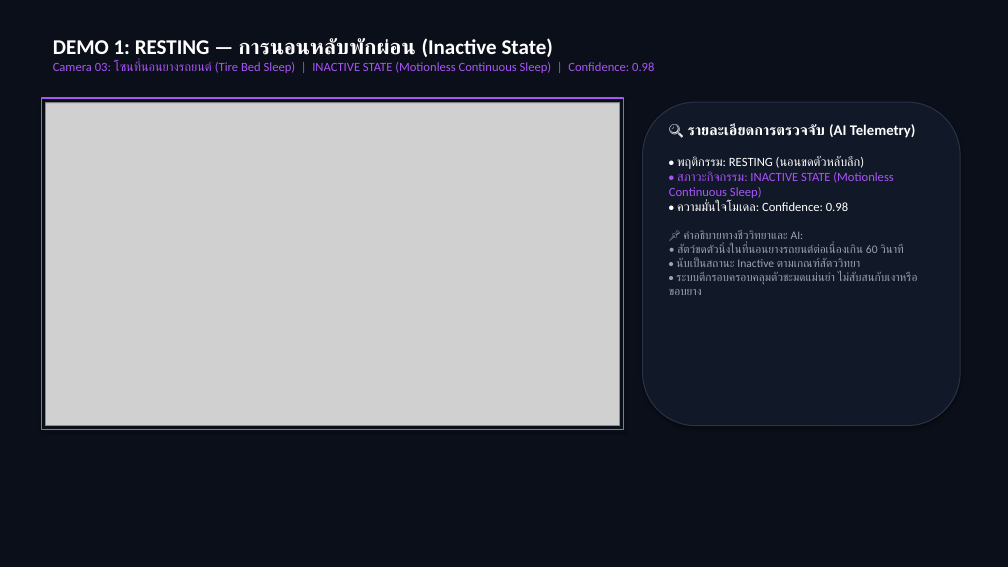
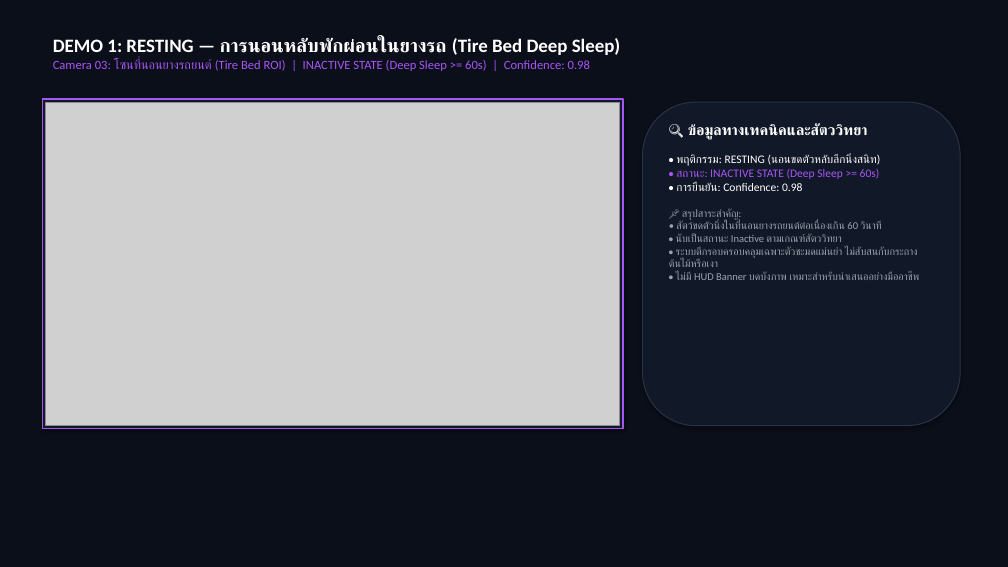
Before and after one commit to Kokokua/Project-CMZ, a slide deck: slide 11 of finish/Image_Processing_Presentation_Phase2_Final.pptx. Drawn at 1008x567 pixels with LibreOffice and Linux fonts; fonts in the diff are those of the drawing; grey boxes stand for pictures. Boxes give left, top, right and bottom in pixels: in the first picture for what was removed or moved away, otherwise in the second. Text is boxed around its words. In the diff, an @@ line names an element or a change of style, - is before the commit and + after.

Commit message:
feat(presentation): integrate clean demo videos without HUD and correct physical enclosure layout

```diff
--- a/finish/Image_Processing_Presentation_Phase2_Final.pptx
+++ b/finish/Image_Processing_Presentation_Phase2_Final.pptx
@@ text at bbox=[53, 38, 621, 71]: text changed @@
-DEMO 1: RESTING — การนอนหลับพักผ่อน (Inactive State)
-Camera 03: โซนที่นอนยางรถยนต์ (Tire Bed Sleep) | INACTIVE STATE (Motionless Continuous Sleep) | Confidence: 0.98
+DEMO 1: RESTING — การนอนหลับพักผ่อนในยางรถ (Tire Bed Deep Sleep)
+Camera 03: โซนที่นอนยางรถยนต์ (Tire Bed ROI) | INACTIVE STATE (Deep Sleep >= 60s) | Confidence: 0.98
@@ rectangle at bbox=[42, 99, 623, 429]: fill none to #111827 @@
@@ text at bbox=[669, 123, 919, 280]: text changed; size 11 to 10 pt @@
-🔍 รายละเอียดการตรวจจับ (AI Telemetry)
-• พฤติกรรม: RESTING (นอนขดตัวหลับลึก)
-• สภาวะกิจกรรม: INACTIVE STATE (Motionless Continuous Sleep)
-• ความมั่นใจโมเดล: Confidence: 0.98
-📌 คำอธิบายทางชีววิทยาและ AI:
-• สัตว์ขดตัวนิ่งในที่นอนยางรถยนต์ต่อเนื่องเกิน 60 วินาที
-• นับเป็นสถานะ Inactive ตามเกณฑ์สัตววิทยา
-• ระบบตีกรอบครอบคลุมตัวชะมดแม่นยำ ไม่สับสนกับเงาหรือขอบยาง
+🔍 ข้อมูลทางเทคนิคและสัตววิทยา
+• พฤติกรรม: RESTING (นอนขดตัวหลับลึกนิ่งสนิท)
+• สถานะ: INACTIVE STATE (Deep Sleep >= 60s)
+• การยืนยัน: Confidence: 0.98
+📌 สรุปสาระสำคัญ:
+• สัตว์ขดตัวนิ่งในที่นอนยางรถยนต์ต่อเนื่องเกิน 60 วินาที
+• นับเป็นสถานะ Inactive ตามเกณฑ์สัตววิทยา
+• ระบบตีกรอบครอบคลุมเฉพาะตัวชะมดแม่นยำ ไม่สับสนกับกระถางต้นไม้หรือเงา
+• ไม่มี HUD Banner บดบังภาพ เหมาะสำหรับนำเสนออย่างมืออาชีพ
```
Also in this commit, not shown: 3 other slides changed, 2 slides added, 2 slides removed.
